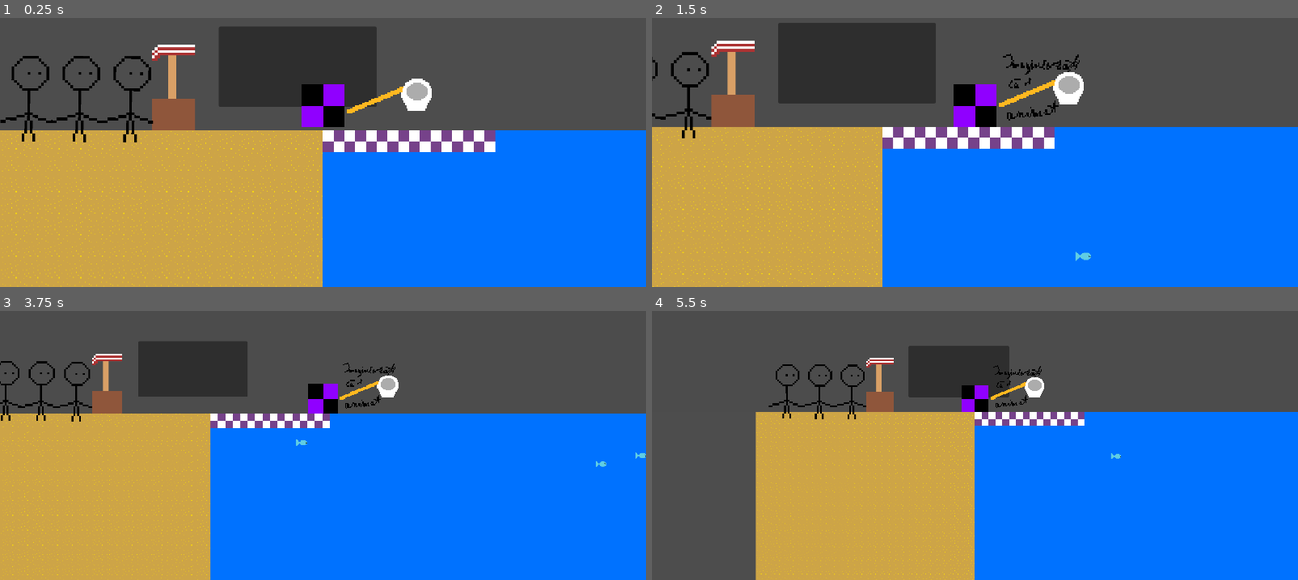
Above: before the commit, frames 1-4 (two rows, left to right).
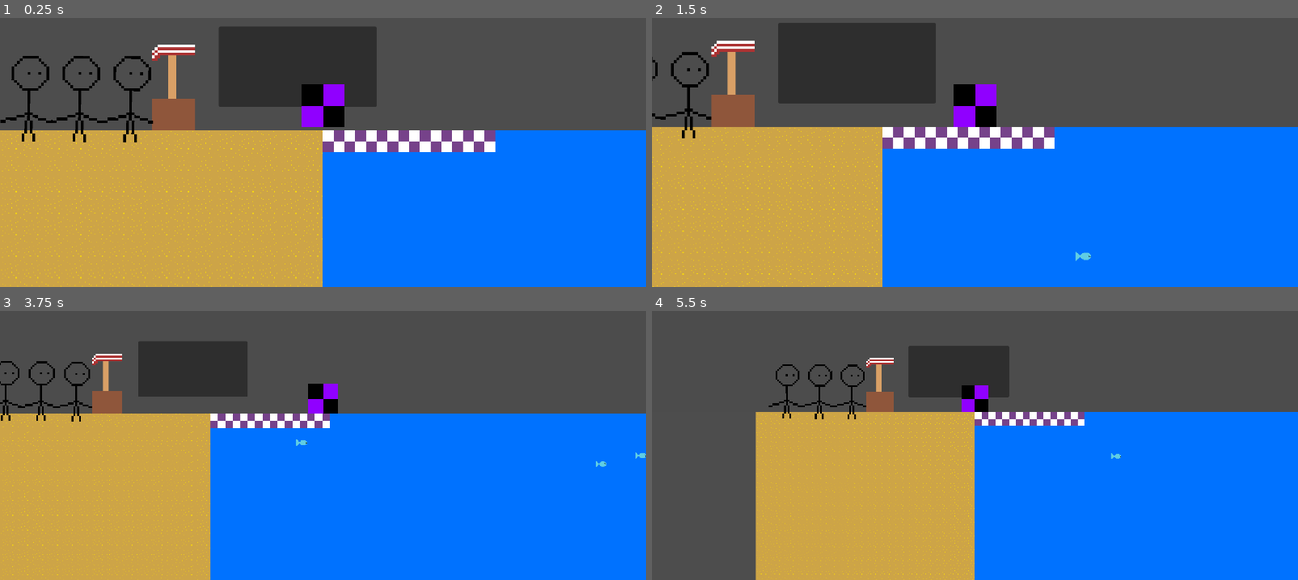
Above: after the commit, the same moments.

Repository: DevMa7e1/gamejam-game
Game: Godot game, scene res://Scenes/scene1.tscn
Same seed, same stepped clock (60 frames per second), same inputs: the game is played once before the commit and once after it.
Inputs:
- Up to frame 1 (0.25 s): no input
- Up to frame 2 (1.5 s): tap Enter (ui_accept) at 0.5, 0.77 s; hold Right (ui_right) 0.53-1.28 s; tap F (fish net key) at 0.6, 1.35 s; hold Down (ui_down) from 1.28 s (still down)
- Up to frame 3 (3.75 s): tap Enter (ui_accept) at 1.52, 3.02 s; release Down (ui_down) at 2.03 s; hold Right (ui_right) 2.03-2.78 s; tap F (fish net key) at 2.1, 2.85, 3.6 s; hold Up (ui_up) 2.78-3.53 s; hold Left (ui_left) from 3.53 s (still down)
- Up to frame 4 (5.5 s): tap Enter (ui_accept) at 3.77, 4.52 s; tap F (fish net key) at 4.35, 5.1 s; release Left (ui_left) at 5.03 s; hold Down (ui_down) from 5.03 s (still down)

The runs differ from the first frame. In frame 1, 0.6% of the frame differs, in the area x 53-67%, y 22-36%; in frame 2, 0.9%, in the area x 53-67%, y 13-39%; in frame 3, 0.4%; in frame 4, 0.4%.

Commit message:
Added lvl.1 fish sprites

Diff:
--- a/Scenes/fish.tscn
+++ b/Scenes/fish.tscn
@@ -1,7 +1,7 @@
-[gd_scene format=3 uid="uid://d3smc1gojt34j"]
+[gd_scene format=3 uid="uid://bbbt08yo0hvlm"]
 
 [ext_resource type="Script" uid="uid://iw4wowny3oe5" path="res://Scripts/fish.gd" id="1_c4ibo"]
-[ext_resource type="Texture2D" uid="uid://moqvtpqu1715" path="res://Sprites/fish.png" id="1_twvwo"]
+[ext_resource type="Texture2D" uid="uid://moqvtpqu1715" path="res://Sprites/fish(1-1).png" id="1_twvwo"]
 
 [sub_resource type="CapsuleShape2D" id="CapsuleShape2D_c4ibo"]
 radius = 8.0
@@ -21,6 +21,8 @@
 shape = SubResource("CapsuleShape2D_c4ibo")
 
 [node name="Area2D" type="Area2D" parent="." unique_id=223678290]
+collision_layer = 4
+collision_mask = 4
 
 [node name="CollisionShape2D" type="CollisionShape2D" parent="Area2D" unique_id=1487427056]
 position = Vector2(-3, 1)
--- a/Scenes/scene1.tscn
+++ b/Scenes/scene1.tscn
@@ -66,7 +66,7 @@
 texture = ExtResource("1_2xbvg")
 
 [node name="OceanBg2" type="Sprite2D" parent="." unique_id=1163835218]
-position = Vector2(560, 1604)
+position = Vector2(768, 1604)
 scale = Vector2(4, 4)
 texture = ExtResource("1_2xbvg")
 
@@ -103,7 +103,7 @@
 shape = SubResource("RectangleShape2D_p20re")
 
 [node name="ground" type="Node2D" parent="." unique_id=108597482]
-position = Vector2(16, 632)
+position = Vector2(16, 1080)
 
 [node name="dirt" type="StaticBody2D" parent="ground" unique_id=1946675073]
 
@@ -128,6 +128,8 @@
 
 [node name="fishnet" type="Area2D" parent="." unique_id=1341854345]
 scale = Vector2(2, 2)
+collision_layer = 4
+collision_mask = 4
 script = ExtResource("9_wplxe")
 
 [node name="FishNetNormalPlaceholder" type="Sprite2D" parent="fishnet" unique_id=1093573031]
--- a/Scripts/fishnet.gd
+++ b/Scripts/fishnet.gd
@@ -7,21 +7,50 @@
 func _ready() -> void:
 	area_entered.connect(_e)
 	area_exited.connect(_x)
+	body_entered.connect(_e)
+	body_exited.connect(_x)
 
 var bodies = []
 
-func _e(body):
-	print(body)
-	if(body != self):
-		bodies.append(body)
+func _set_net_enabled(enabled: bool) -> void:
+	visible = enabled
+	monitoring = enabled
+	monitorable = enabled
+	$CollisionShape2D.disabled = !enabled
+	if !enabled:
+		fishing = false
+		get_child(0).texture = preload("res://Sprites/fish_net_normal_placeholder.png")
+		bodies.clear()
 
-func _x(body):
-	bodies.erase(body)
+func _get_fish_root(collider):
+	if collider == null or collider == self:
+		return null
+	var root = collider.get_parent()
+	if root == null:
+		return null
+	if root.has_method("get") and root.get("level") != null:
+		return root
+	return null
+
+func _e(collider):
+	var fish_root = _get_fish_root(collider)
+	if fish_root != null and !bodies.has(fish_root):
+		bodies.append(fish_root)
+
+func _x(collider):
+	var fish_root = _get_fish_root(collider)
+	if fish_root != null:
+		bodies.erase(fish_root)
 
 # Called every frame. 'delta' is the elapsed time since the previous frame.
 func _process(delta: float) -> void:
-	if(visible):
-		position = $"../RigidBody2D".position + Vector2(100, -20)
+	var player_pos = $"../RigidBody2D".position
+	position = player_pos + Vector2(100, -20)
+
+	var is_locked_zone = player_pos.x <= 250 and player_pos.y <= -30
+	_set_net_enabled(!is_locked_zone)
+
+	if visible:
 		if(Input.is_action_just_pressed("fish net key")):
 			get_child(0).texture = preload("res://Sprites/fishnet_placeholder.png")
 			fishing = true
@@ -32,5 +61,6 @@
 			get_child(0).texture = preload("res://Sprites/fish_net_normal_placeholder.png")
 			fishing = false
 			for i in bodies:
-				$"..".le_fishes.append([i.get_parent().level, i.get_parent().size])
-				i.get_parent().queue_free()
+				$"..".le_fishes.append([i.level, i.size])
+				i.queue_free()
+			bodies.clear()
Renamed: Sprites/fish.png -> Sprites/fish(1-1).png
Not shown, added: Sprites/fish(1-1).png.import
Binary file added: Sprites/fish(1-2).png
Not shown, added: Sprites/fish(1-2).png.import
Binary file added: Sprites/fish(1-3).png
Not shown, changed: Sprites/fish(1-3).png.import
